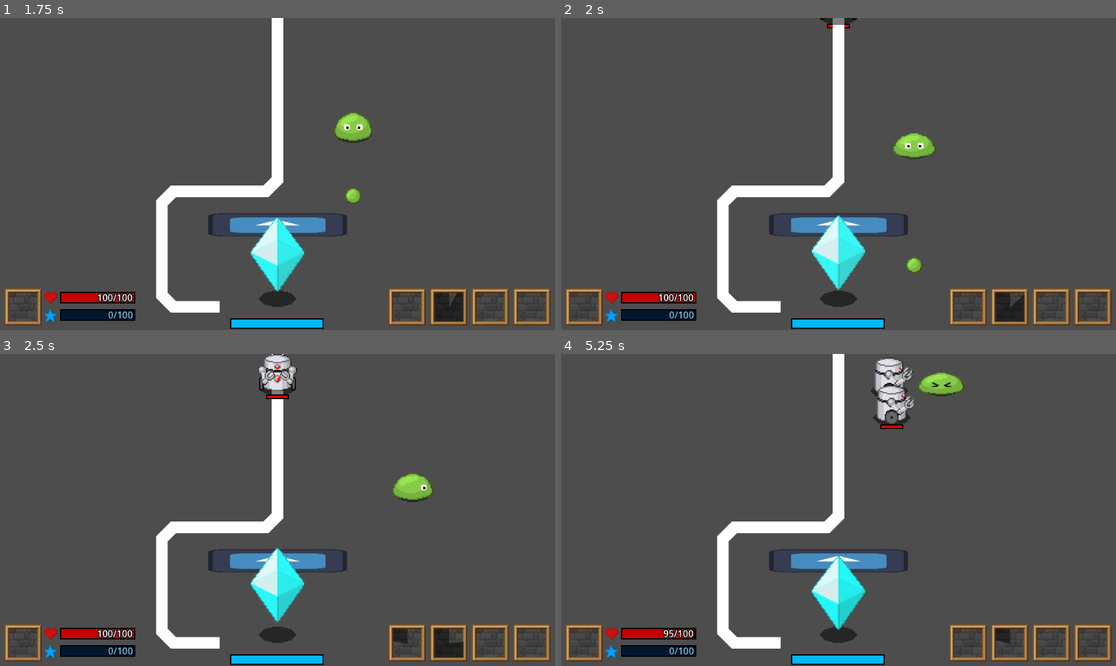
Above: before the commit, frames 1-4 (two rows, left to right).
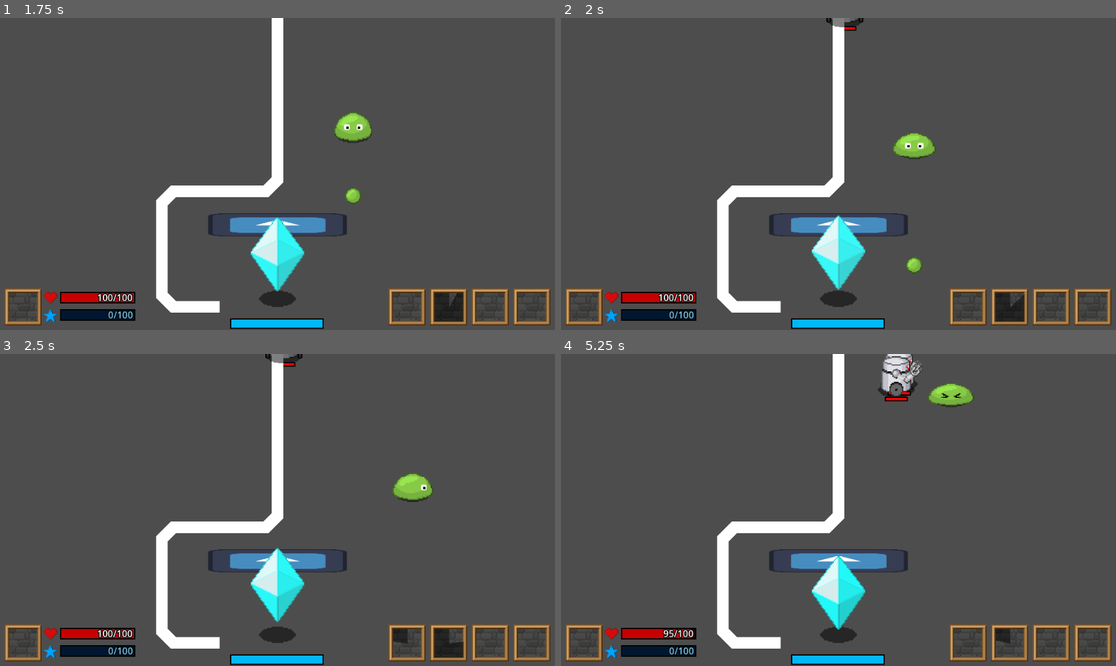
Above: after the commit, the same moments.

Repository: EthanLac13/monsters_vs_machines
Game: Godot game, scene res://scenes/MainScene.tscn
Two runs of this game, one before a commit and one after it. Both use one fixed random seed, a clock stepped at 60 frames per second and the inputs below. The engine's default icon, where the game draws it, is replaced by a stand-in: a white triangle on a blue panel in a dark square.
Inputs:
- Up to frame 1 (1.75 s): hold Right (InputRight) 0.53-1.28 s; tap Q (UseMove1) at 0.6 s; hold Down (InputDown) from 1.28 s (still down); tap W (UseMove2) at 1.35 s
- Up to frame 2 (2 s): keep holding Down (InputDown)
- Up to frame 3 (2.5 s): release Down (InputDown) at 2.03 s; hold Right (InputRight) from 2.03 s (still down); tap Q (UseMove1) at 2.1 s
- Up to frame 4 (5.25 s): release Right (InputRight) at 2.78 s; hold Up (InputUp) 2.78-3.53 s; tap W (UseMove2) at 2.85, 4.35 s; hold Left (InputLeft) 3.53-5.03 s; tap Q (UseMove1) at 3.6, 5.1 s; hold Down (InputDown) from 5.03 s (still down)

Frame 1 is identical in both runs. In frame 2, 0.1% of the frame differs, in the area x 46-55%, y 0-5%; in frame 3, 0.8%; in frame 4, 2.1%, in the area x 55-75%, y 0-25%.

Commit message:
Small random variance for Sentry Droid speed

Diff:
--- a/scenes/characters/enemies/sentry_droid/EnemySentryDroid.tscn
+++ b/scenes/characters/enemies/sentry_droid/EnemySentryDroid.tscn
@@ -1490,6 +1490,7 @@
 
 [node name="EnemySentryDroid" type="Node2D" unique_id=159277287]
 script = ExtResource("1_ajbn8")
+move_speed_variance = 0.1
 ai_script = ExtResource("2_ao34y")
 next_node_dir = 40.0
 next_node_dir_variance = 16.0
--- a/scenes/characters/enemies/sentry_droid/ai_controller_sentry_droid.gd
+++ b/scenes/characters/enemies/sentry_droid/ai_controller_sentry_droid.gd
@@ -10,6 +10,7 @@
 	super()
 	max_chase_dir = stats.max_chase_dir
 	crystal_chase_dir = stats.crystal_chase_dir
+	controlled_entity.move_speed += randf_range(-stats.move_speed_variance, stats.move_speed_variance)
 
 	controlled_entity.skill_list.append("res://scenes/skills/enemies/sentry_droid/SentryDroidAttack.tscn")
 	#controlled_entity.animation_object.change_animation("walk")
--- a/scenes/characters/enemies/sentry_droid/enemy_sentry_droid.gd
+++ b/scenes/characters/enemies/sentry_droid/enemy_sentry_droid.gd
@@ -1,6 +1,7 @@
 extends "res://scenes/characters/enemies/enemy_stat_block.gd"
 
 @export var max_chase_dir: float = 20.0
+@export var move_speed_variance: float = 0.25
 
 # Map that converts external animations to internal ones.
 # For example, we can get a "walk" input and play our "jump_start" anim.
